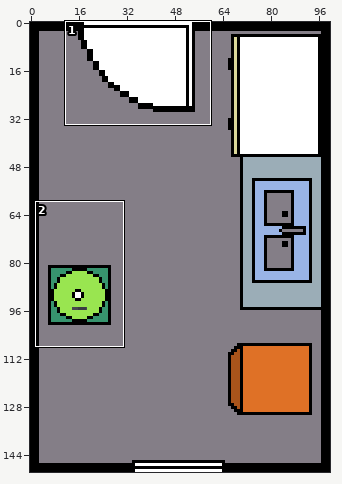
Pixel-art file, stored at circular_game/adult theme/background/room_2.aseprite. The picture above shows the old version from afar; the outline marks the close-up.
Close-up. Earlier state:
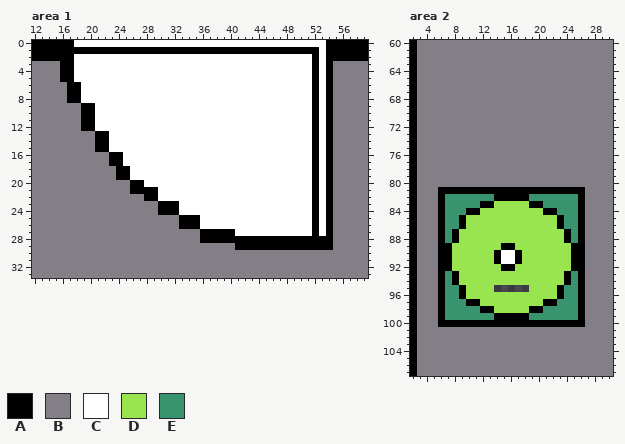
100x150 pixels, 1 frame. Shown: area 1: x 12..59, y 0..33; area 2: x 2..30, y 60..107.
Palette (. is transparent): A #000000  B #847e87  C #ffffff  D #99e550  E #37946e
Pixels before, area 1, first column x 12:
 0 AAAAAACCCCCCCCCCCCCCCCCCCCCCCCCCCCCCCCCCCCAAAAAA
 1 AAAAAAAAAAAAAAAAAAAAAAAAAAAAAAAAAAAAAAAAACAAAAAA
 2 AAAAAACCCCCCCCCCCCCCCCCCCCCCCCCCCCCCCCCCACAAAAAA
 3 BBBBAACCCCCCCCCCCCCCCCCCCCCCCCCCCCCCCCCCACABBBBB
 4 BBBBAACCCCCCCCCCCCCCCCCCCCCCCCCCCCCCCCCCACABBBBB
 5 BBBBAACCCCCCCCCCCCCCCCCCCCCCCCCCCCCCCCCCACABBBBB
 6 BBBBBAACCCCCCCCCCCCCCCCCCCCCCCCCCCCCCCCCACABBBBB
 7 BBBBBAACCCCCCCCCCCCCCCCCCCCCCCCCCCCCCCCCACABBBBB
 8 BBBBBAACCCCCCCCCCCCCCCCCCCCCCCCCCCCCCCCCACABBBBB
 9 BBBBBBBAACCCCCCCCCCCCCCCCCCCCCCCCCCCCCCCACABBBBB
10 BBBBBBBAACCCCCCCCCCCCCCCCCCCCCCCCCCCCCCCACABBBBB
11 BBBBBBBAACCCCCCCCCCCCCCCCCCCCCCCCCCCCCCCACABBBBB
12 BBBBBBBAACCCCCCCCCCCCCCCCCCCCCCCCCCCCCCCACABBBBB
13 BBBBBBBBBAACCCCCCCCCCCCCCCCCCCCCCCCCCCCCACABBBBB
14 BBBBBBBBBAACCCCCCCCCCCCCCCCCCCCCCCCCCCCCACABBBBB
15 BBBBBBBBBAACCCCCCCCCCCCCCCCCCCCCCCCCCCCCACABBBBB
16 BBBBBBBBBBBAACCCCCCCCCCCCCCCCCCCCCCCCCCCACABBBBB
17 BBBBBBBBBBBAACCCCCCCCCCCCCCCCCCCCCCCCCCCACABBBBB
18 BBBBBBBBBBBBAACCCCCCCCCCCCCCCCCCCCCCCCCCACABBBBB
19 BBBBBBBBBBBBAACCCCCCCCCCCCCCCCCCCCCCCCCCACABBBBB
20 BBBBBBBBBBBBBBAACCCCCCCCCCCCCCCCCCCCCCCCACABBBBB
21 BBBBBBBBBBBBBBAAAACCCCCCCCCCCCCCCCCCCCCCACABBBBB
22 BBBBBBBBBBBBBBBBAACCCCCCCCCCCCCCCCCCCCCCACABBBBB
23 BBBBBBBBBBBBBBBBBBAAACCCCCCCCCCCCCCCCCCCACABBBBB
24 BBBBBBBBBBBBBBBBBBAAACCCCCCCCCCCCCCCCCCCACABBBBB
25 BBBBBBBBBBBBBBBBBBBBBAAACCCCCCCCCCCCCCCCACABBBBB
26 BBBBBBBBBBBBBBBBBBBBBAAACCCCCCCCCCCCCCCCACABBBBB
27 BBBBBBBBBBBBBBBBBBBBBBBBAAAAACCCCCCCCCCCACABBBBB
28 BBBBBBBBBBBBBBBBBBBBBBBBAAAAAAAAAAAAAAAAAAABBBBB
29 BBBBBBBBBBBBBBBBBBBBBBBBBBBBBAAAAAAAAAAAAAABBBBB
30 BBBBBBBBBBBBBBBBBBBBBBBBBBBBBBBBBBBBBBBBBBBBBBBB
31 BBBBBBBBBBBBBBBBBBBBBBBBBBBBBBBBBBBBBBBBBBBBBBBB
32 BBBBBBBBBBBBBBBBBBBBBBBBBBBBBBBBBBBBBBBBBBBBBBBB
33 BBBBBBBBBBBBBBBBBBBBBBBBBBBBBBBBBBBBBBBBBBBBBBBB
Pixels before, area 2, first column x 2:
 60 ABBBBBBBBBBBBBBBBBBBBBBBBBBBB
 61 ABBBBBBBBBBBBBBBBBBBBBBBBBBBB
 62 ABBBBBBBBBBBBBBBBBBBBBBBBBBBB
 63 ABBBBBBBBBBBBBBBBBBBBBBBBBBBB
 64 ABBBBBBBBBBBBBBBBBBBBBBBBBBBB
 65 ABBBBBBBBBBBBBBBBBBBBBBBBBBBB
 66 ABBBBBBBBBBBBBBBBBBBBBBBBBBBB
 67 ABBBBBBBBBBBBBBBBBBBBBBBBBBBB
 68 ABBBBBBBBBBBBBBBBBBBBBBBBBBBB
 69 ABBBBBBBBBBBBBBBBBBBBBBBBBBBB
 70 ABBBBBBBBBBBBBBBBBBBBBBBBBBBB
 71 ABBBBBBBBBBBBBBBBBBBBBBBBBBBB
 72 ABBBBBBBBBBBBBBBBBBBBBBBBBBBB
 73 ABBBBBBBBBBBBBBBBBBBBBBBBBBBB
 74 ABBBBBBBBBBBBBBBBBBBBBBBBBBBB
 75 ABBBBBBBBBBBBBBBBBBBBBBBBBBBB
 76 ABBBBBBBBBBBBBBBBBBBBBBBBBBBB
 77 ABBBBBBBBBBBBBBBBBBBBBBBBBBBB
 78 ABBBBBBBBBBBBBBBBBBBBBBBBBBBB
 79 ABBBBBBBBBBBBBBBBBBBBBBBBBBBB
 80 ABBBBBBBBBBBBBBBBBBBBBBBBBBBB
 81 ABBBAAAAAAAAAAAAAAAAAAAAABBBB
 82 ABBBAEEEEEEEAAAAAEEEEEEEABBBB
 83 ABBBAEEEEEAADDDDDAAEEEEEABBBB
 84 ABBBAEEEAADDDDDDDDDAAEEEABBBB
 85 ABBBAEEADDDDDDDDDDDDDAEEABBBB
 86 ABBBAEEADDDDDDDDDDDDDAEEABBBB
 87 ABBBAEADDDDDDDDDDDDDDDAEABBBB
 88 ABBBAEADDDDDDDDDDDDDDDAEABBBB
 89 ABBBAADDDDDDDAADDDDDDDDAABBBB
 90 ABBBAADDDDDDACCADDDDDDDAABBBB
 91 ABBBAADDDDDDACCADDDDDDDAABBBB
 92 ABBBAADDDDDDDAADDDDDDDDAABBBB
 93 ABBBAEADDDDDDDDDDDDDDDAEABBBB
 94 ABBBAEADDDDDDDDDDDDDDDAEABBBB
 95 ABBBAEEADDDD.....DDDDAEEABBBB
 96 ABBBAEEADDDDDDDDDDDDDAEEABBBB
 97 ABBBAEEEAADDDDDDDDDAAEEEABBBB
 98 ABBBAEEEEEAADDDDDAAEEEEEABBBB
 99 ABBBAEEEEEEEAAAAAEEEEEEEABBBB
100 ABBBAAAAAAAAAAAAAAAAAAAAABBBB
101 ABBBBBBBBBBBBBBBBBBBBBBBBBBBB
102 ABBBBBBBBBBBBBBBBBBBBBBBBBBBB
103 ABBBBBBBBBBBBBBBBBBBBBBBBBBBB
104 ABBBBBBBBBBBBBBBBBBBBBBBBBBBB
105 ABBBBBBBBBBBBBBBBBBBBBBBBBBBB
106 ABBBBBBBBBBBBBBBBBBBBBBBBBBBB
107 ABBBBBBBBBBBBBBBBBBBBBBBBBBBB
Now the later version:
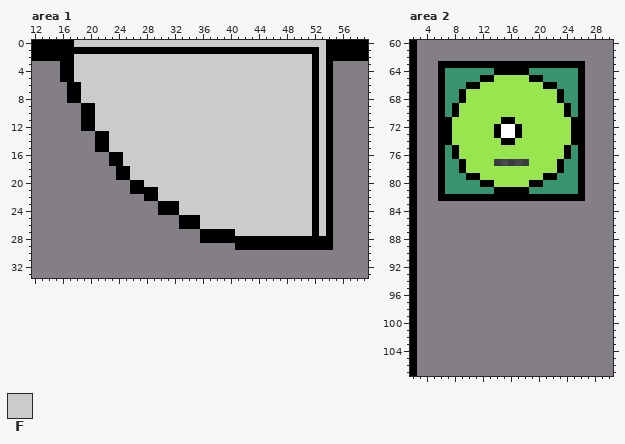
Colours new in this view: F #cdcace
Change:
Changed rows in their new state; - is an unchanged pixel.
Area 1:
first column x 18:
 0 FFFFFFFFFFFFFFFFFFFFFFFFFFFFFFFFFFFF
 1 -----------------------------------F
 2 FFFFFFFFFFFFFFFFFFFFFFFFFFFFFFFFFF-F
 3 FFFFFFFFFFFFFFFFFFFFFFFFFFFFFFFFFF-F
 4 FFFFFFFFFFFFFFFFFFFFFFFFFFFFFFFFFF-F
 5 FFFFFFFFFFFFFFFFFFFFFFFFFFFFFFFFFF-F
 6 -FFFFFFFFFFFFFFFFFFFFFFFFFFFFFFFFF-F
 7 -FFFFFFFFFFFFFFFFFFFFFFFFFFFFFFFFF-F
 8 -FFFFFFFFFFFFFFFFFFFFFFFFFFFFFFFFF-F
 9 ---FFFFFFFFFFFFFFFFFFFFFFFFFFFFFFF-F
10 ---FFFFFFFFFFFFFFFFFFFFFFFFFFFFFFF-F
11 ---FFFFFFFFFFFFFFFFFFFFFFFFFFFFFFF-F
12 ---FFFFFFFFFFFFFFFFFFFFFFFFFFFFFFF-F
13 -----FFFFFFFFFFFFFFFFFFFFFFFFFFFFF-F
14 -----FFFFFFFFFFFFFFFFFFFFFFFFFFFFF-F
15 -----FFFFFFFFFFFFFFFFFFFFFFFFFFFFF-F
16 -------FFFFFFFFFFFFFFFFFFFFFFFFFFF-F
17 -------FFFFFFFFFFFFFFFFFFFFFFFFFFF-F
18 --------FFFFFFFFFFFFFFFFFFFFFFFFFF-F
19 --------FFFFFFFFFFFFFFFFFFFFFFFFFF-F
20 ----------FFFFFFFFFFFFFFFFFFFFFFFF-F
21 ------------FFFFFFFFFFFFFFFFFFFFFF-F
22 ------------FFFFFFFFFFFFFFFFFFFFFF-F
23 ---------------FFFFFFFFFFFFFFFFFFF-F
24 ---------------FFFFFFFFFFFFFFFFFFF-F
25 ------------------FFFFFFFFFFFFFFFF-F
26 ------------------FFFFFFFFFFFFFFFF-F
27 -----------------------FFFFFFFFFFF-F
Area 2:
first column x 6:
 63 AAAAAAAAAAAAAAAAAAAAA
 64 AEEEEEEEAAAAAEEEEEEEA
 65 AEEEEEAADDDDDAAEEEEEA
 66 AEEEAADDDDDDDDDAAEEEA
 67 AEEADDDDDDDDDDDDDAEEA
 68 AEEADDDDDDDDDDDDDAEEA
 69 AEADDDDDDDDDDDDDDDAEA
 70 AEADDDDDDDDDDDDDDDAEA
 71 AADDDDDDDAADDDDDDDDAA
 72 AADDDDDDACCADDDDDDDAA
 73 AADDDDDDACCADDDDDDDAA
 74 AADDDDDDDAADDDDDDDDAA
 75 AEADDDDDDDDDDDDDDDAEA
 76 AEADDDDDDDDDDDDDDDAEA
 77 AEEADDDD.....DDDDAEEA
 78 AEEADDDDDDDDDDDDDAEEA
 79 AEEEAADDDDDDDDDAAEEEA
 80 AEEEEEAADDDDDAAEEEEEA
 81 -EEEEEEE-----EEEEEEE-
 82 -AAAAAAA-----AAAAAAA-
 83 BBBBBBBBBBBBBBBBBBBBB
 84 BBBBBBBBBBBBBBBBBBBBB
 85 BBBBBBBBBBBBBBBBBBBBB
 86 BBBBBBBBBBBBBBBBBBBBB
 87 BBBBBBBBBBBBBBBBBBBBB
 88 BBBBBBBBBBBBBBBBBBBBB
 89 BBBBBBBBBBBBBBBBBBBBB
 90 BBBBBBBBBBBBBBBBBBBBB
 91 BBBBBBBBBBBBBBBBBBBBB
 92 BBBBBBBBBBBBBBBBBBBBB
 93 BBBBBBBBBBBBBBBBBBBBB
 94 BBBBBBBBBBBBBBBBBBBBB
 95 BBBBBBBBBBBBBBBBBBBBB
 96 BBBBBBBBBBBBBBBBBBBBB
 97 BBBBBBBBBBBBBBBBBBBBB
 98 BBBBBBBBBBBBBBBBBBBBB
 99 BBBBBBBBBBBBBBBBBBBBB
100 BBBBBBBBBBBBBBBBBBBBB
Pixel boxes of the changes (left, top, right, bottom) in both close-ups:
changed: (74, 40, 326, 236)
changed: (438, 61, 585, 327)
